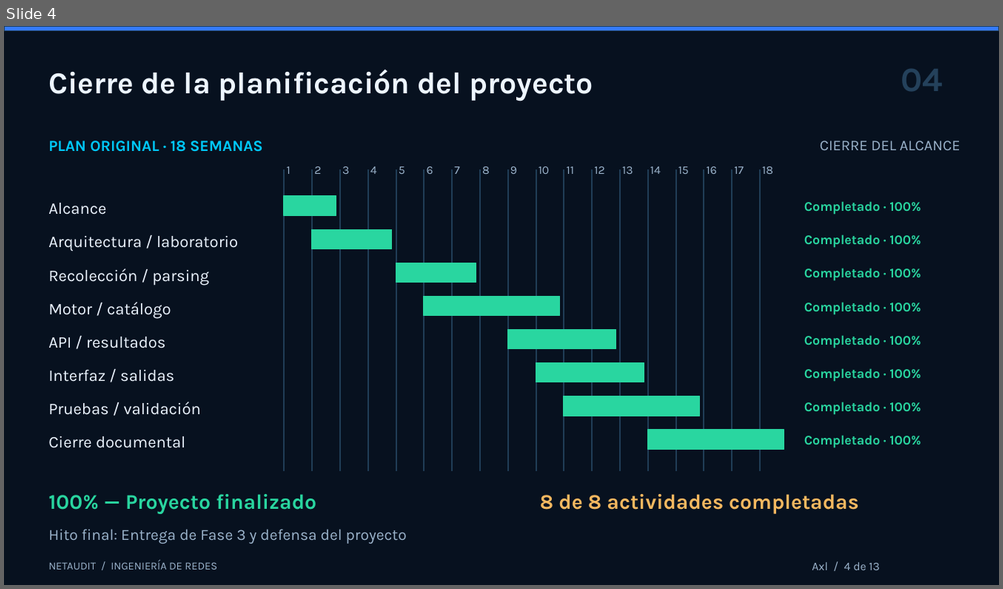
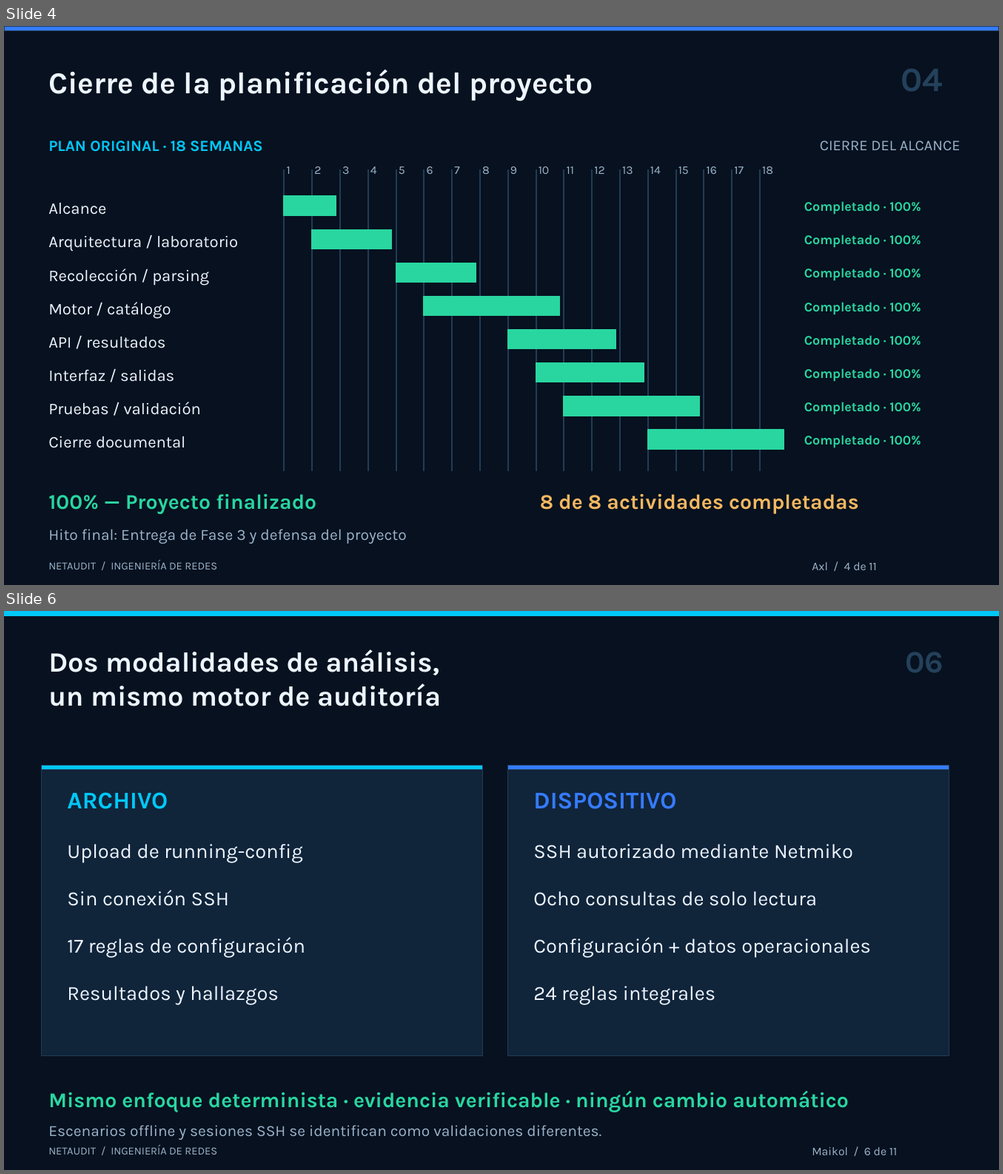
Before and after one commit to thomasdbs21/grupo-1, a slide deck: Entregables-APT/Fase-3/Presentacion/NetAudit_Defensa_Final_Comision_2026.pptx. Shown one above the other, each under a label of ours: slide 4 before the commit, slides 4 and 6 after it; the slides between them are not shown. The pictures are 1003x589 and 1003x1174 pixels, drawn with LibreOffice and Linux fonts; fonts in the diff are those of the drawing. Boxes give left, top, right and bottom in pixels: in the first picture for what was removed or moved away, otherwise in the second. Text is boxed around its words. In the diff, an @@ line names an element or a change of style, - is before the commit and + after.

Commit message:
docs: enfocar defensa final en el producto NetAudit

```diff
--- a/Entregables-APT/Fase-3/Presentacion/NetAudit_Defensa_Final_Comision_2026.pptx
+++ b/Entregables-APT/Fase-3/Presentacion/NetAudit_Defensa_Final_Comision_2026.pptx
@@ slide 6 added at [4, 611, 999, 1170], background #07111F @@
@@ rectangle added at [4, 611, 999, 615], fill #00C8F8, outline #00C8F8 0.75 pt @@
@@ text added at [48, 649, 441, 706], 27 pt, text #EDF5FF, bold @@
+Dos modalidades de análisis,
+un mismo motor de auditoría
@@ text added at [905, 652, 943, 672], 30 pt, text #24415B, bold @@
+06
@@ rectangle added at [41, 766, 483, 1056], fill #10243A, outline #203D56 0.75 pt @@
@@ rectangle added at [41, 766, 483, 769], fill #00C8F8, outline #203D56 0.75 pt @@
@@ rectangle added at [508, 766, 949, 1056], fill #10243A, outline #203D56 0.75 pt @@
@@ rectangle added at [508, 766, 949, 769], fill #357BFF, outline #203D56 0.75 pt @@
@@ text added at [67, 792, 168, 809], 23.2 pt, text #00C8F8, bold @@
+ARCHIVO
@@ text added at [533, 792, 676, 809], 23.2 pt, text #357BFF, bold @@
+DISPOSITIVO
@@ text added at [67, 844, 302, 863], 19.5 pt, text #EDF5FF @@
+Upload de running-config
@@ text added at [533, 844, 853, 859], 19.5 pt, text #EDF5FF @@
+SSH autorizado mediante Netmiko
@@ text added at [67, 890, 229, 906], 19.5 pt, text #EDF5FF @@
+Sin conexión SSH
@@ text added at [533, 891, 817, 906], 19.5 pt, text #EDF5FF @@
+Ocho consultas de solo lectura
@@ text added at [67, 937, 305, 958], 19.5 pt, text #EDF5FF @@
+17 reglas de configuración
@@ text added at [533, 937, 871, 958], 19.5 pt, text #EDF5FF @@
+Configuración + datos operacionales
@@ text added at [67, 986, 279, 1005], 19.5 pt, text #EDF5FF @@
+Resultados y hallazgos
@@ text added at [533, 986, 715, 1005], 19.5 pt, text #EDF5FF @@
+24 reglas integrales
@@ text added at [48, 1091, 848, 1113], 20.2 pt, text #29D6A0, bold @@
+Mismo enfoque determinista · evidencia verificable · ningún cambio automático
@@ text added at [48, 1125, 601, 1140], 15 pt, text #9CB4CC @@
+Escenarios offline y sesiones SSH se identifican como validaciones diferentes.
@@ text added at [48, 1145, 217, 1155], 10.5 pt, text #9CB4CC @@
+NETAUDIT / INGENIERÍA DE REDES
@@ text added at [811, 1147, 896, 1156], 11.2 pt, text #9CB4CC @@
+Maikol / 6 de 11
@@ slide 4 changed as well @@
@@ text at [811, 562, 876, 571]: text changed @@
-Axl / 4 de 13
+Axl / 4 de 11
```
Also in this commit, not shown: 4 other slides changed, 5 other slides added, 8 slides removed, 1 other file.
